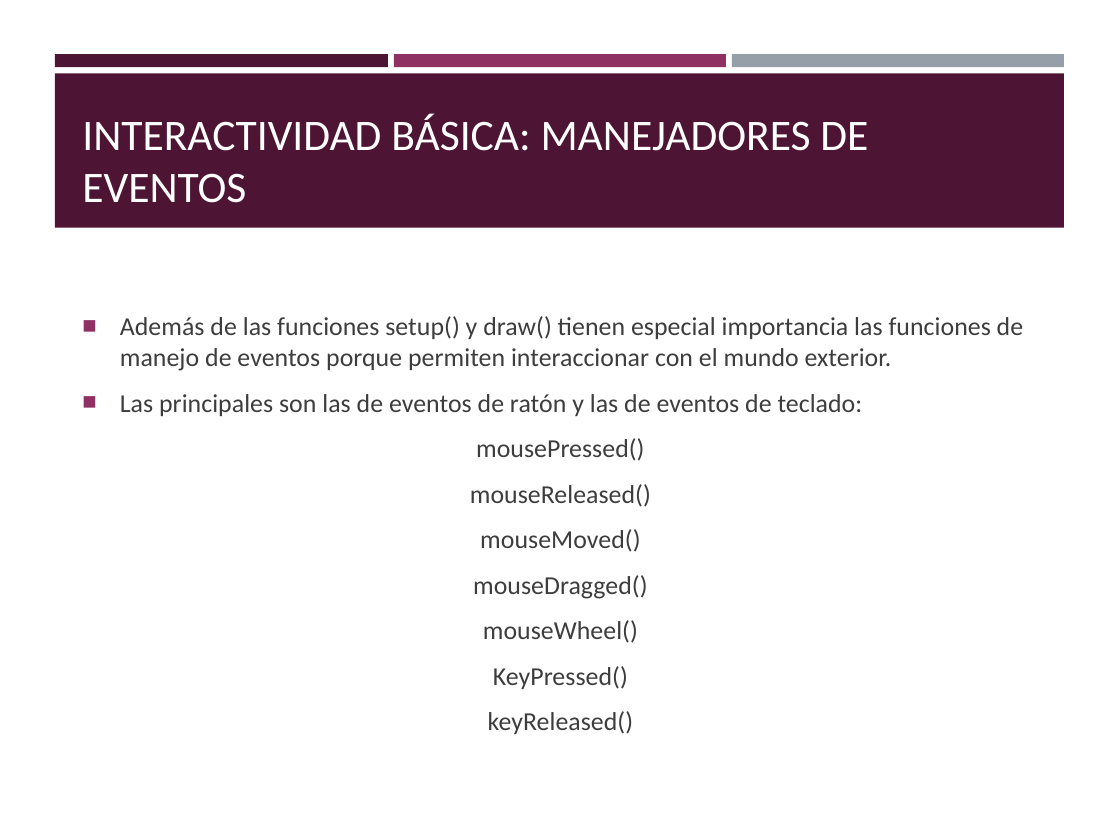
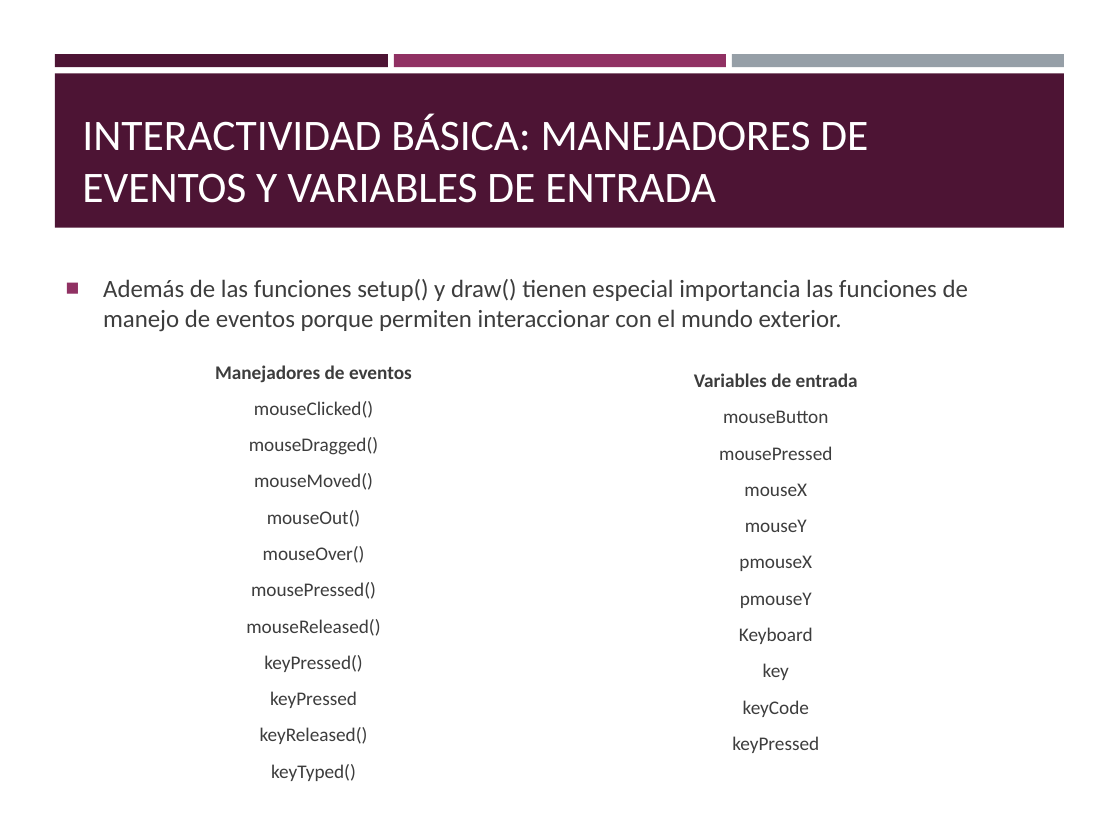
Before and after one commit to Avidabits/electroartistas, a slide deck: slide 10 of TallerProcessing/Introducción mínima a Processing.pptx. Drawn at 1120x840 pixels with LibreOffice and Linux fonts; fonts in the diff are those of the drawing. Boxes give left, top, right and bottom in pixels: in the first picture for what was removed or moved away, otherwise in the second. Text is boxed around its words. In the diff, an @@ line names an element or a change of style, - is before the commit and + after.

```diff
--- a/TallerProcessing/Introducción mínima a Processing.pptx
+++ b/TallerProcessing/Introducción mínima a Processing.pptx
@@ title at box(82, 114, 868, 203): text changed @@
-INTERACTIVIDAD BÁSICA: MANEJADORES DE EVENTOS
+INTERACTIVIDAD BÁSICA: MANEJADORES DE EVENTOS Y VARIABLES DE ENTRADA
@@ text "Además de las funciones setup() ...": place and size @@
-text "Además de las funciones setup() ..." at box(120, 316, 1023, 734)
+text "Además de las funciones setup() ..." at box(103, 279, 968, 332)
@@ text "Además de las funciones setup() ..." at box(103, 279, 968, 332): size 16.6 to 16 pt @@
@@ text added at box(215, 365, 412, 781), 12.4 pt, text #3D3D3D @@
+Manejadores de eventos
+mouseClicked()
+mouseDragged()
+mouseMoved()
+mouseOut()
+mouseOver()
+mousePressed()
+mouseReleased()
+keyPressed()
+keyPressed
+keyReleased()
+keyTyped()
@@ text added at box(694, 373, 858, 753), 12.4 pt, text #3D3D3D @@
+Variables de entrada
+mouseButton
+mousePressed
+mouseX
+mouseY
+pmouseX
+pmouseY
+Keyboard
+key
+keyCode
+keyPressed
@@ text at box(120, 394, 863, 734): paragraphs removed @@
-■ Las principales son las de eventos de ratón y las de eventos de teclado:
-mousePressed()
-mouseReleased()
-mouseMoved()
-mouseDragged()
-mouseWheel()
-KeyPressed()
-keyReleased()
```
Also in this commit, not shown: 1 other slide changed, 4 slides added, 1 other file.
